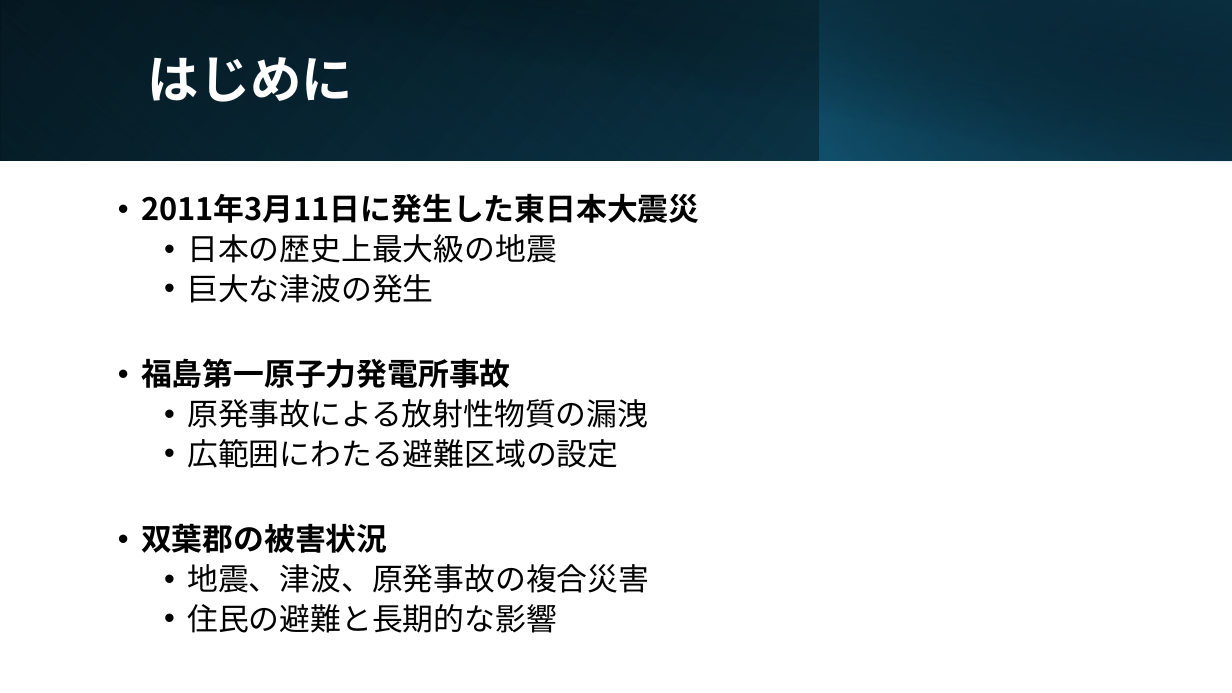
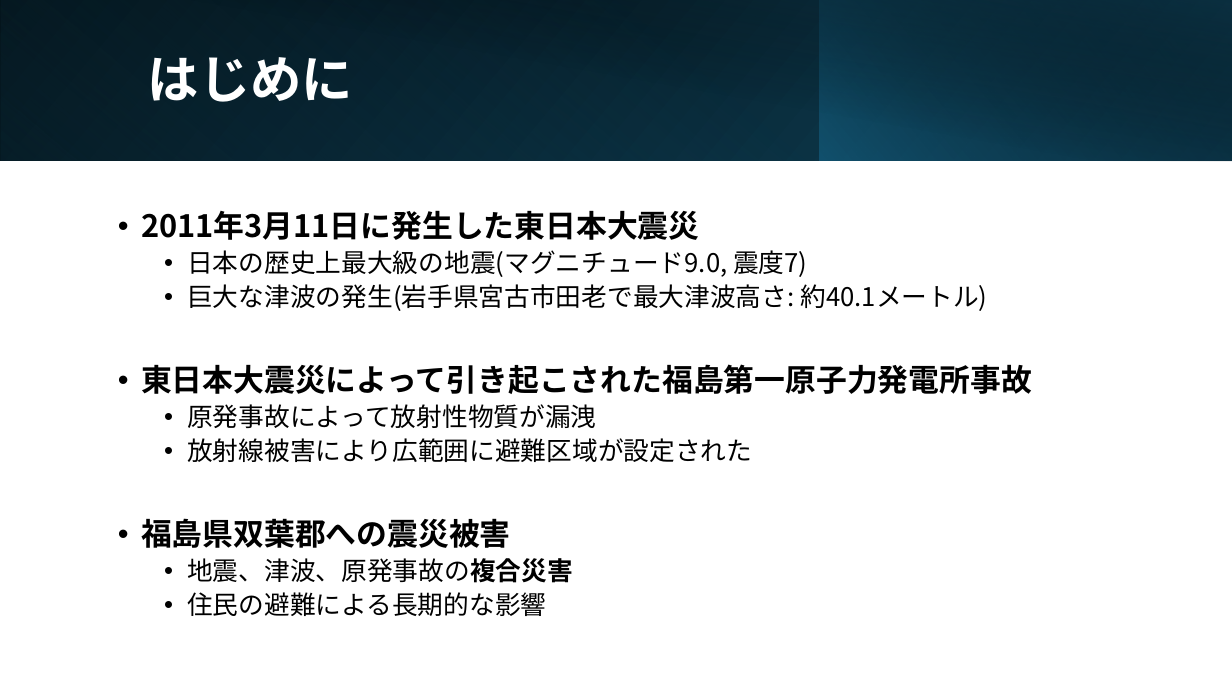
Before and after one commit to furuhashilab/ChisatoFuruuchi-2024-seminar-report, a slide deck: slide 2 of ゼミ論中間発表用.pptx. Drawn at 1232x693 pixels with LibreOffice and Linux fonts; fonts in the diff are those of the drawing. Boxes give left, top, right and bottom in pixels: in the first picture for what was removed or moved away, otherwise in the second. Text is boxed around its words. In the diff, an @@ line names an element or a change of style, - is before the commit and + after.

```diff
--- a/ゼミ論中間発表用.pptx
+++ b/ゼミ論中間発表用.pptx
@@ text at <box>141,250,1032,548</box>: text changed; size 24 to 20 pt @@
-  • 日本の歴史上最大級の地震
-  • 巨大な津波の発生
-• 福島第一原子力発電所事故
-  • 原発事故による放射性物質の漏洩
-  • 広範囲にわたる避難区域の設定
-• 双葉郡の被害状況
+  • 日本の歴史上最大級の地震(マグニチュード9.0, 震度7)
+  • 巨大な津波の発生(岩手県宮古市田老で最大津波高さ: 約40.1メートル)
+• 東日本大震災によって引き起こされた福島第一原子力発電所事故
+  • 原発事故によって放射性物質が漏洩
+  • 放射線被害により広範囲に避難区域が設定された
+• 福島県双葉郡への震災被害
@@ text at <box>187,558,573,583</box>: size 24 to 20 pt, bold on in "地震、津波、原発事故の複合災害" @@
@@ text at <box>187,592,546,616</box>: text changed; size 24 to 20 pt @@
-  • 住民の避難と長期的な影響
+  • 住民の避難による長期的な影響
```
Also in this commit, not shown: 11 other slides changed.
